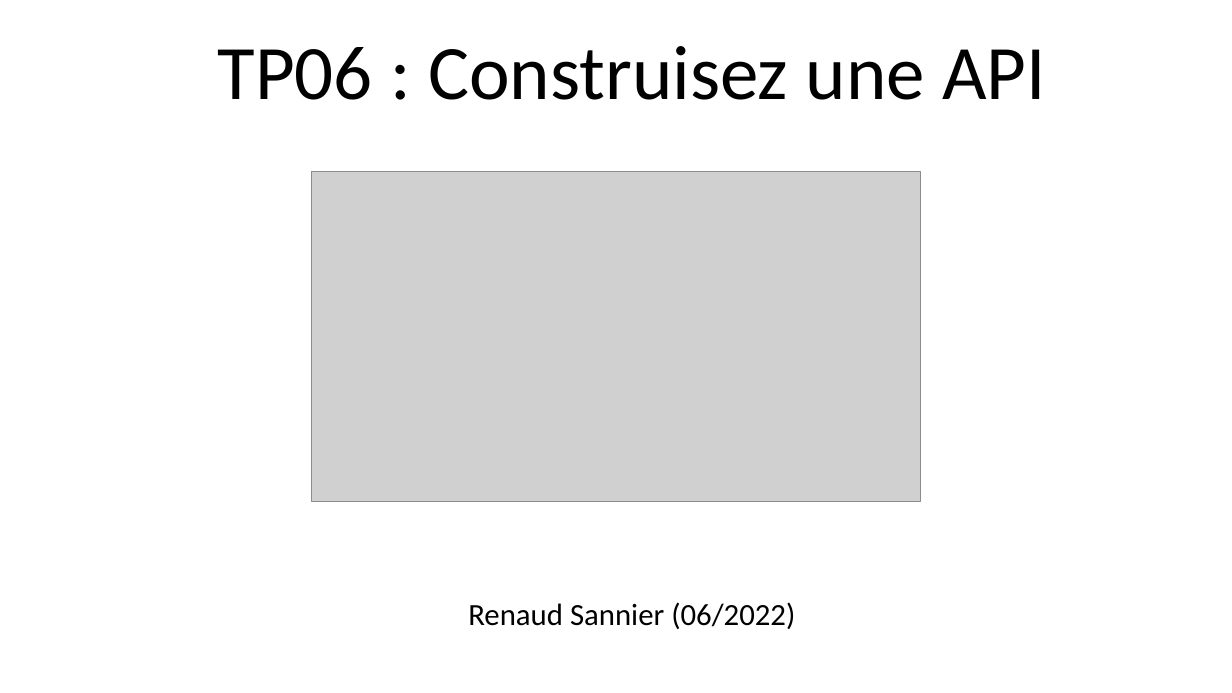
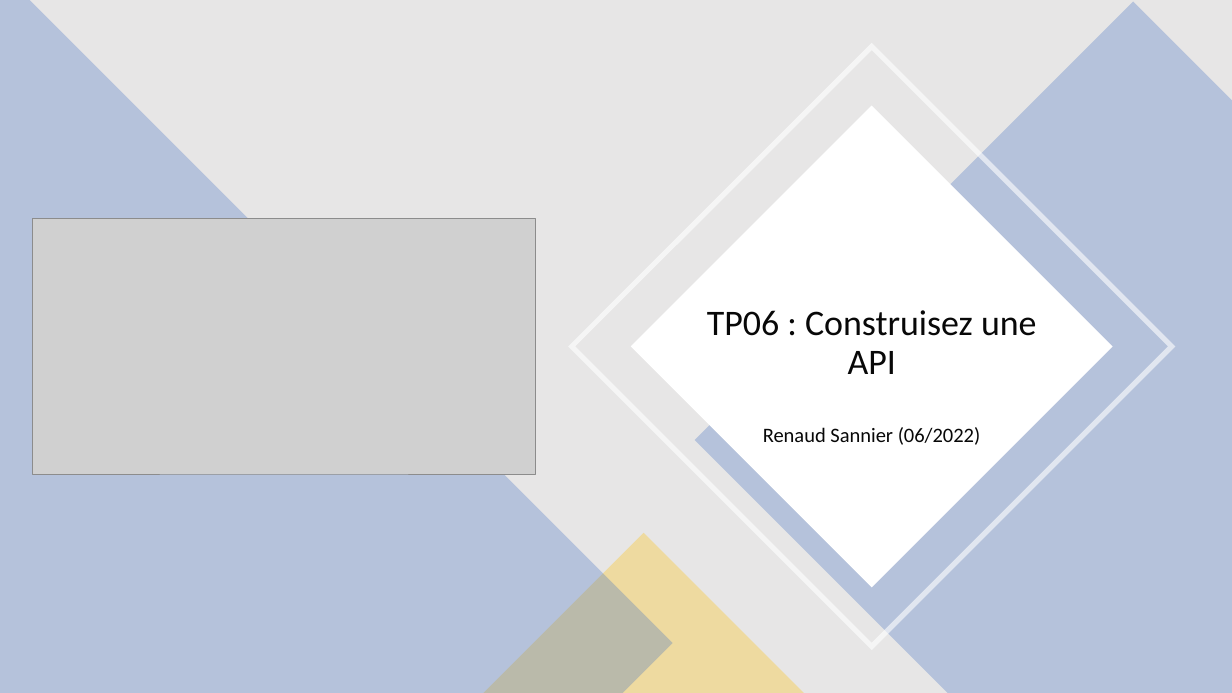
Before and after one commit to Nono-Le-Robot/TP06_Construisez_une_API, a slide deck: slide 1 of Ressources/Presentation P6.pptx. Drawn at 1232x693 pixels with LibreOffice and Linux fonts; fonts in the diff are those of the drawing; grey boxes stand for pictures. Boxes give left, top, right and bottom in pixels: in the first picture for what was removed or moved away, otherwise in the second. Text is boxed around its words. In the diff, an @@ line names an element or a change of style, - is before the commit and + after.

```diff
--- a/Ressources/Presentation P6.pptx
+++ b/Ressources/Presentation P6.pptx
@@ rectangle added at (x1=0, y1=0, x2=1232, y2=693), fill #E7E6E6 @@
@@ freeform shape added at (x1=0, y1=0, x2=673, y2=693), fill #4472C4 at 30% opacity @@
@@ freeform shape added at (x1=695, y1=1, x2=1232, y2=693), fill #4472C4 at 30% opacity @@
@@ frame added at (x1=568, y1=43, x2=1176, y2=651), fill #FFFFFF at 60% opacity @@
@@ rectangle added at (x1=631, y1=106, x2=1113, y2=588), fill #FFFFFF @@
@@ picture resized from (x1=311, y1=172, x2=920, y2=502) to (x1=32, y1=219, x2=535, y2=474) @@
@@ title "TP06 : Construisez une API" moved from (x1=218, y1=46, x2=1046, y2=100) to (x1=707, y1=310, x2=1037, y2=374) @@
@@ title "TP06 : Construisez une API" at (x1=707, y1=310, x2=1037, y2=374): size 60 to 28 pt, text colour #000000 to #080808; vertical alignment bottom to middle @@
@@ subtitle "Renaud Sannier (06/2022)" moved from (x1=468, y1=602, x2=795, y2=629) to (x1=763, y1=427, x2=981, y2=445) @@
@@ subtitle "Renaud Sannier (06/2022)" at (x1=763, y1=427, x2=981, y2=445): size 24 to 16 pt, text colour #000000 to #080808 @@
@@ triangle added at (x1=483, y1=533, x2=804, y2=693), fill #FFC000 at 30% opacity @@
```
Also in this commit, not shown: 23 slides added, 1 slide removed, 1 other file.
